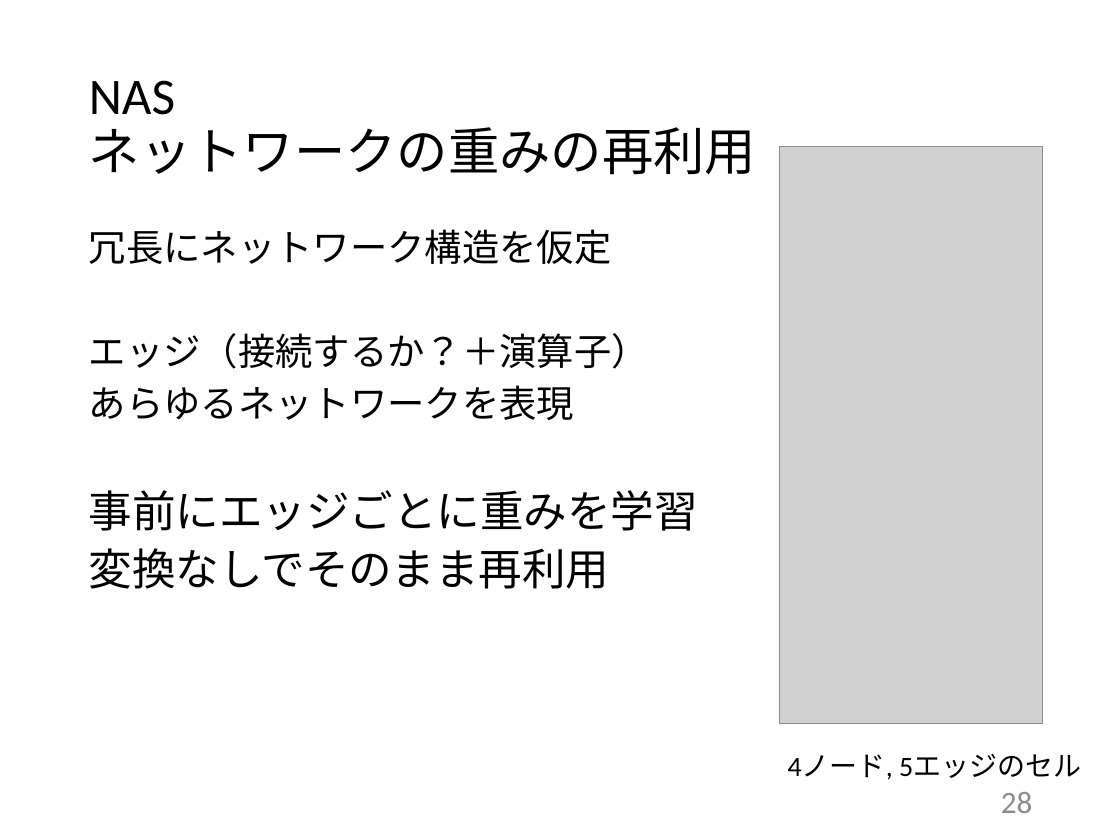
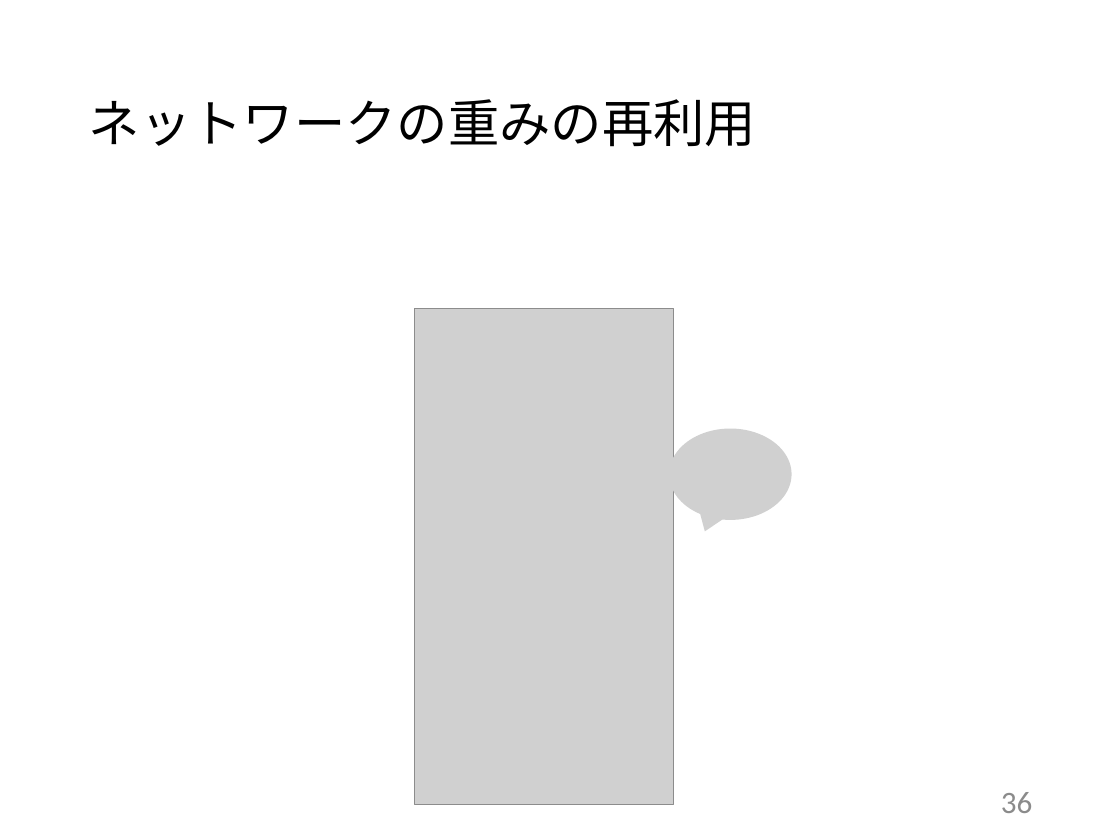
Before and after one commit to tatsuya-sugiyama/WeeklyReport, a slide deck: slide 36 of report/2020前期/2020_1st_sugiyama.pptx (slide 28 before the commit). Drawn at 1120x840 pixels with LibreOffice and Linux fonts; fonts in the diff are those of the drawing; grey boxes stand for pictures. Boxes give left, top, right and bottom in pixels: in the first picture for what was removed or moved away, otherwise in the second. Text is boxed around its words. In the diff, an @@ line names an element or a change of style, - is before the commit and + after.

```diff
--- a/report/2020前期/2020_1st_sugiyama.pptx
+++ b/report/2020前期/2020_1st_sugiyama.pptx
@@ title at (89,99,756,147): text changed @@
-NAS
-ネットワークの重みの再利用
+ネットワークの重みの再利用
@@ picture removed at (780,147,1043,725) @@
@@ text removed at (89,229,698,589) @@
-冗長にネットワーク構造を仮定
-エッジ（接続するか？＋演算子）
-あらゆるネットワークを表現
-事前にエッジごとに重みを学習
-変換なしでそのまま再利用
@@ picture added at (414,308,673,804) @@
@@ picture added at (669,429,791,521) @@
@@ text removed at (788,754,1081,780) @@
-4ノード, 5エッジのセル
@@ page number at (1001,792,1033,813): text changed @@
-28
+36
```
Also in this commit, not shown: 31 other slides changed, 17 slides added, 1 slide removed.
